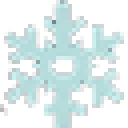
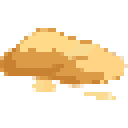
Comparing the layer stacks of the two 128 × 128 images. Changes:
added layer "Calque 12" above "Calque 11" over (x1=0, y1=28, x2=128, y2=100)
hid "Calque 8" over (x1=0, y1=0, x2=124, y2=128)
